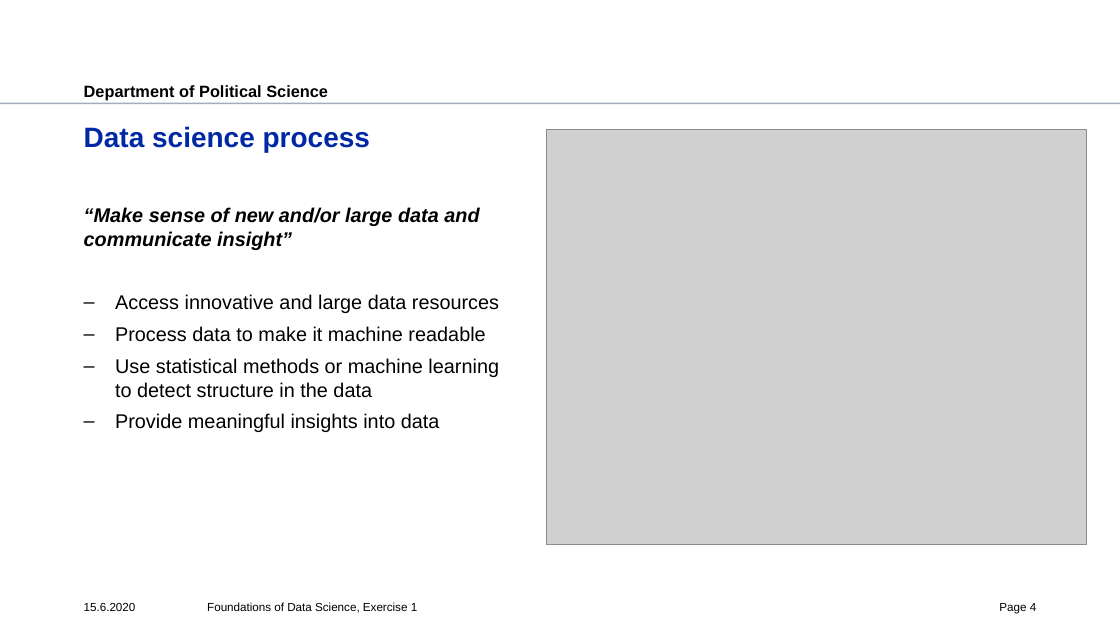
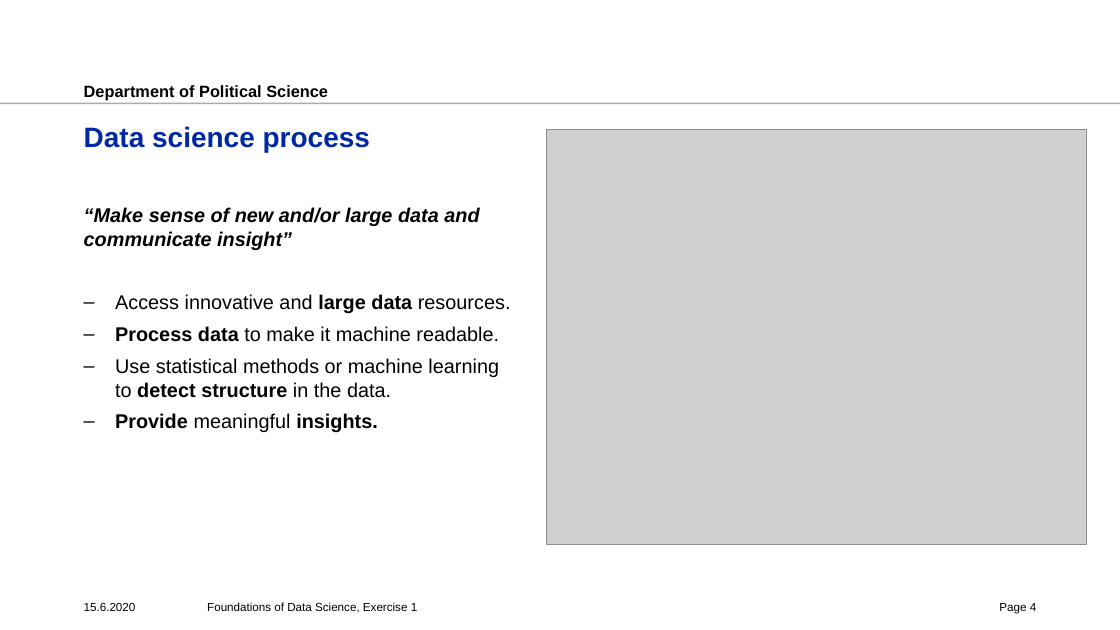
Before and after one commit to polianchykova/fds-2020-exercise, a slide deck: slide 4 of ex1/ex1.pptx. Drawn at 1120x630 pixels with LibreOffice and Linux fonts; fonts in the diff are those of the drawing; grey boxes stand for pictures; background and template pictures are left out. Boxes give left, top, right and bottom in pixels: in the first picture for what was removed or moved away, otherwise in the second. Text is boxed around its words. In the diff, an @@ line names an element or a change of style, - is before the commit and + after.

```diff
--- a/ex1/ex1.pptx
+++ b/ex1/ex1.pptx
@@ text at (115, 294, 511, 433): text changed @@
-– Access innovative and large data resources
-– Process data to make it machine readable
-– Use statistical methods or machine learning to detect structure in the data
-– Provide meaningful insights into data
+– Access innovative and large data resources.
+– Process data to make it machine readable.
+– Use statistical methods or machine learning to detect structure in the data.
+– Provide meaningful insights.
```
Also in this commit, not shown: 6 other slides changed, 3 other files.
